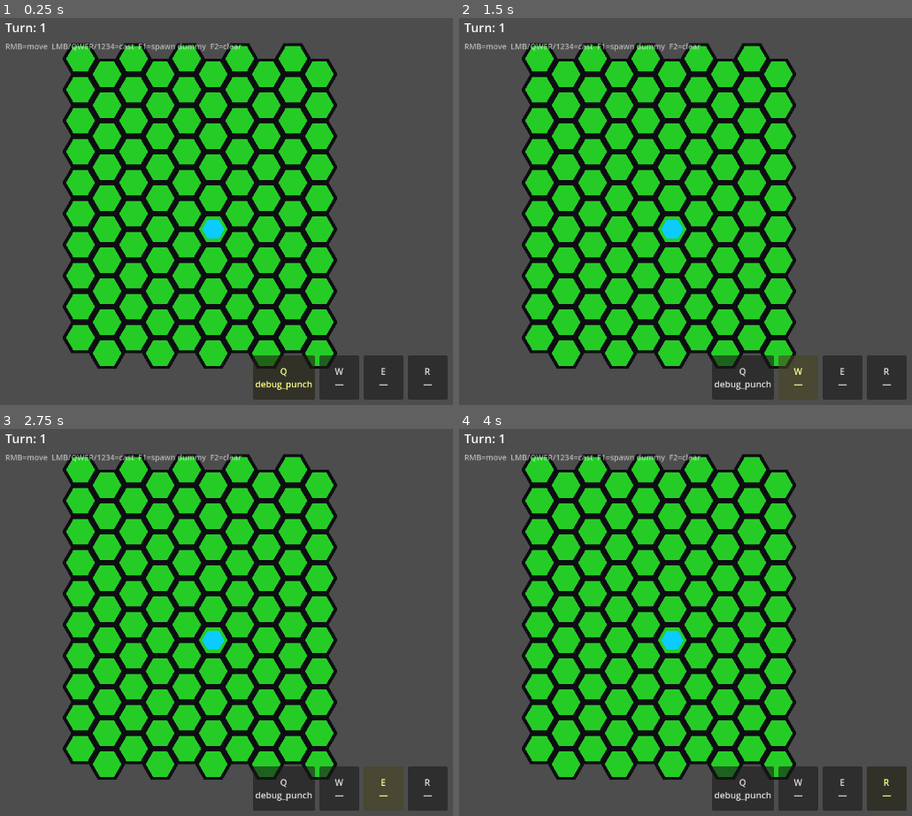
Above: before the commit, frames 1-4 (two rows, left to right).
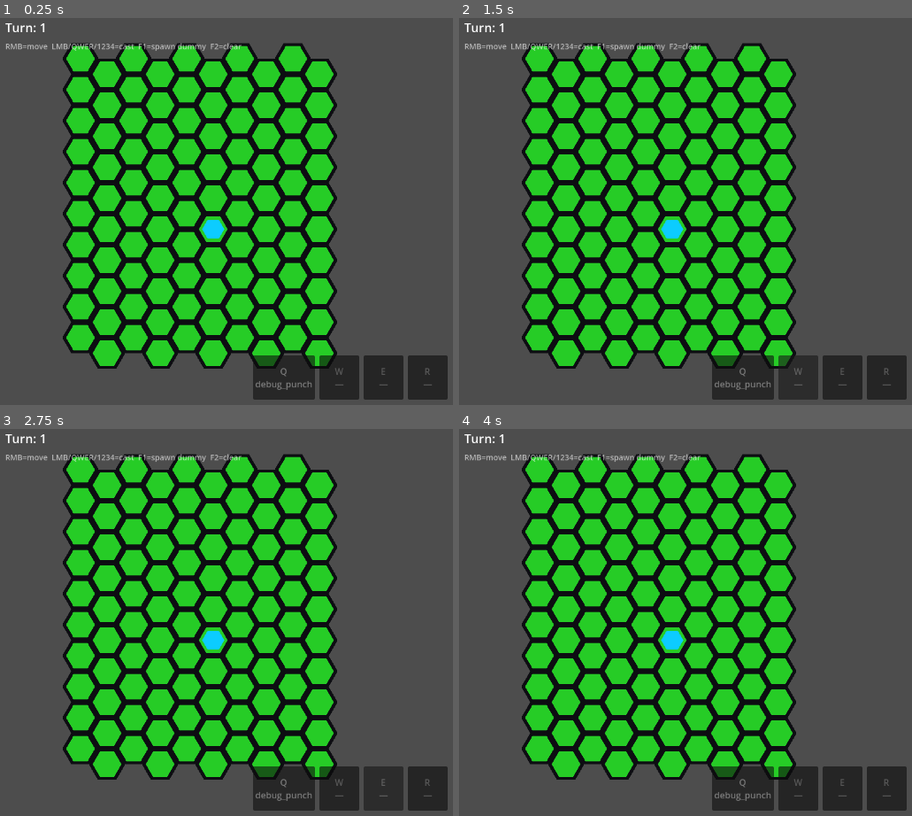
Above: after the commit, the same moments.

Repository: TortikP/GameJamProject
Game: Godot game, scene res://scenes/dev/godmode.tscn
Same seed, same stepped clock (60 frames per second), same inputs: the game is played once before the commit and once after it. This scene is started directly instead of the project's main scene.
Inputs (mouse positions are in pixels of both pictures, inside the frame that each line leads up to):
- Up to frame 1 (0.25 s): no input
- Up to frame 2 (1.5 s): click "Q debug_punch" at 0.5 s; click "W —" at 1.25 s
- Up to frame 3 (2.75 s): click "E —" at 2 s
- Up to frame 4 (4 s): click "R —" at 2.75 s; tap Enter at 3.5 s; move the mouse to (outside the picture) at 3.52 s; hold D (hex_move_bottom_right) from 3.53 s (still down); tap S (hex_move_bottom) at 3.6 s; click (outside the picture) at 3.67 s; tap Space at 3.77 s

The runs differ from the first frame. In frame 1, 0.2% of the frame differs, in the area x 56-96%, y 90-97%; in frame 2, 1.2%; in frame 3, 1.2%, in the area x 56-96%, y 87-99%; in frame 4, 0.2%.

Commit message:
feat(godmode): HP bars, speed=1 movement, slot castability state
- HP bar above each Actor child; HealthBar.gd draws via _draw, listens
  to Actor.damaged signal. Hidden at full HP to reduce noise. Inlined
  on manekin.tscn.
- Speed=1: _request_move uses grid.find_path to validate single-step
  distance. Non-adjacent clicks rejected with log line, no tick.
- Slot castability: AbilityTarget.can_apply (default = resolve non-empty),
  Ability.can_apply delegates. GodmodeController._process runs per-frame
  hover check on coord-under-mouse, calls SlotBar.set_castable per slot.
  SlotBar visual: empty=very dim, has-ability-no-target=dim, castable=normal,
  active+castable=yellow.

Diff:
--- a/scenes/dev/manekin.tscn
+++ b/scenes/dev/manekin.tscn
@@ -1,6 +1,7 @@
-[gd_scene load_steps=2 format=3 uid="uid://manekin_001"]
+[gd_scene load_steps=3 format=3 uid="uid://manekin_001"]
 
 [ext_resource type="Script" path="res://scripts/presentation/godmode/manekin_view.gd" id="1_manekin"]
+[ext_resource type="Script" path="res://scripts/presentation/godmode/health_bar.gd" id="2_hpbar"]
 
 [node name="Manekin" type="Node2D"]
 script = ExtResource("1_manekin")
@@ -11,3 +12,7 @@
 polygon = PackedVector2Array(16, 0, 8, 13.856, -8, 13.856, -16, 0, -8, -13.856, 8, -13.856)
 color = Color(0.85, 0.18, 0.18, 1)
 z_index = 4
+
+[node name="HealthBar" type="Node2D" parent="."]
+script = ExtResource("2_hpbar")
+z_index = 6
--- a/scripts/core/abilities/ability.gd
+++ b/scripts/core/abilities/ability.gd
@@ -19,6 +19,13 @@
 @export var target: AbilityTarget
 @export var effect: AbilityEffect
 @export var modifiers: Array[AbilityModifier] = []
+
+
+## Cheap pre-check used by UI to grey out un-castable slots. Doesn't run modifiers.
+func can_apply(caster: Actor, ctx: Dictionary) -> bool:
+	if target == null or effect == null:
+		return false
+	return target.can_apply(caster, ctx)
 
 
 ## Returns true if the ability actually resolved (had at least one valid target).
--- a/scripts/core/abilities/ability_target.gd
+++ b/scripts/core/abilities/ability_target.gd
@@ -14,3 +14,10 @@
 func resolve(_caster: Actor, _ctx: Dictionary) -> Array:
 	push_warning("AbilityTarget.resolve() not overridden")
 	return []
+
+
+## True iff at least one valid target exists for ctx. Default impl runs resolve
+## and checks emptiness — fine for cheap targets like single_enemy. Override for
+## targets where resolve is expensive (e.g. zone scans) and want a faster predicate.
+func can_apply(caster: Actor, ctx: Dictionary) -> bool:
+	return not resolve(caster, ctx).is_empty()
--- a/scripts/presentation/godmode/godmode_controller.gd
+++ b/scripts/presentation/godmode/godmode_controller.gd
@@ -128,6 +128,29 @@
 
 # ── Input ────────────────────────────────────────────────────────────────────
 
+func _process(_delta: float) -> void:
+	_update_castability()
+
+
+func _update_castability() -> void:
+	if _slot_bar_node == null or grid == null or registry == null or player == null:
+		return
+	var coord := grid.coord_under_mouse()
+	var target_id: StringName = &""
+	if coord != Vector2i(-1, -1):
+		target_id = grid.get_actor_at(coord)
+	var ctx: Dictionary = {
+		"registry": registry,
+		"grid": grid,
+		"target_id": target_id,
+		"target_coord": coord,
+	}
+	for i in 4:
+		var ability := _slot_bar_node.get_slot(i) as Ability
+		var castable: bool = ability != null and ability.can_apply(player, ctx)
+		_slot_bar_node.set_castable(i, castable)
+
+
 func _unhandled_input(event: InputEvent) -> void:
 	if event.is_action_pressed("godmode_spawn_dummy"):
 		_spawn_manekin()
@@ -165,14 +188,19 @@
 	if not grid.is_walkable(coord):
 		GameLogger.info("Godmode", "unreachable: %s" % str(coord))
 		return
-	if grid.get_actor_at(coord) == PLAYER_ID:
+	var from: Vector2i = grid.get_coord(PLAYER_ID)
+	if coord == from:
 		return
 	if grid.get_actor_at(coord) != &"":
 		GameLogger.info("Godmode", "occupied: %s" % str(coord))
 		return
-	var from: Vector2i = grid.get_coord(PLAYER_ID)
+	# Speed = 1: target must be an adjacent walkable hex. find_path returns
+	# [from, ..., to] inclusive — exactly 2 entries means single step.
+	var path: Array = grid.find_path(from, coord)
+	if path.size() != 2:
+		GameLogger.info("Godmode", "too far (speed=1, distance=%d)" % maxi(path.size() - 1, 0))
+		return
 	await grid.move_actor(PLAYER_ID, coord)
-	# Only tick if we actually moved (path may have been empty / unreachable mid-move)
 	if grid.get_coord(PLAYER_ID) != from:
 		TurnManager.advance()
 
--- /dev/null
+++ b/scripts/presentation/godmode/health_bar.gd
@@ -0,0 +1,39 @@
+extends Node2D
+## HealthBar — small bar drawn above the parent Actor.
+##
+## Listens to the parent Actor's `damaged` signal and redraws on change.
+## Hidden when at full HP to reduce visual noise. Drawn via _draw() — no
+## child nodes required.
+
+const WIDTH: float = 30.0
+const HEIGHT: float = 4.0
+const Y_OFFSET: float = -26.0
+const COLOR_BG: Color = Color(0.10, 0.10, 0.10, 0.85)
+const COLOR_HP: Color = Color(0.30, 0.85, 0.30, 1.0)
+const COLOR_FRAME: Color = Color(0, 0, 0, 0.6)
+
+var _actor: Actor
+
+
+func _ready() -> void:
+	_actor = get_parent() as Actor
+	if _actor == null:
+		push_warning("HealthBar: parent is not Actor")
+		return
+	_actor.damaged.connect(_on_damaged)
+
+
+func _on_damaged(_id: StringName, _amount: int, _hp_left: int) -> void:
+	queue_redraw()
+
+
+func _draw() -> void:
+	if _actor == null or _actor.max_hp <= 0:
+		return
+	if _actor.hp >= _actor.max_hp:
+		return  # hide at full HP
+	var ratio: float = float(_actor.hp) / float(_actor.max_hp)
+	var x: float = -WIDTH * 0.5
+	draw_rect(Rect2(x, Y_OFFSET, WIDTH, HEIGHT), COLOR_BG, true)
+	draw_rect(Rect2(x, Y_OFFSET, WIDTH * ratio, HEIGHT), COLOR_HP, true)
+	draw_rect(Rect2(x, Y_OFFSET, WIDTH, HEIGHT), COLOR_FRAME, false, 1.0)
--- a/scripts/presentation/godmode/slot_bar.gd
+++ b/scripts/presentation/godmode/slot_bar.gd
@@ -17,6 +17,7 @@
 ## on Resource subclasses passed through Variant boundaries even on
 ## plain Array. Dictionary has no type-check for values. See CLAUDE.md.
 var _slots: Dictionary = {}
+var _castable: Dictionary = {}  # int → bool — set by controller each frame
 var _buttons: Array[Button] = []
 var _active: int = 0
 
@@ -31,7 +32,7 @@
 		btn.pressed.connect(_on_button_pressed.bind(i))
 		add_child(btn)
 		_buttons.append(btn)
-	_refresh_active_visual()
+	_refresh_all()
 
 
 func set_slot(index: int, ability) -> void:
@@ -40,12 +41,23 @@
 	_slots[index] = ability
 	var label_id := "—" if ability == null else String(ability.id)
 	_buttons[index].text = "%s\n%s" % [SLOT_LABELS[index], label_id]
+	_refresh_visual(index)
 
 
 func get_slot(index: int):
 	if index < 0 or index >= SLOT_COUNT:
 		return null
 	return _slots.get(index, null)
+
+
+## Called by controller per-frame for each slot. true → bright, false → dim.
+func set_castable(index: int, castable: bool) -> void:
+	if index < 0 or index >= SLOT_COUNT:
+		return
+	if _castable.get(index, false) == castable:
+		return  # no-op skip to avoid redundant modulate writes
+	_castable[index] = castable
+	_refresh_visual(index)
 
 
 func get_active() -> int:
@@ -56,7 +68,7 @@
 	if index < 0 or index >= SLOT_COUNT:
 		return
 	_active = index
-	_refresh_active_visual()
+	_refresh_all()
 
 
 ## Activate a slot AND emit the signal so controller casts.
@@ -71,10 +83,22 @@
 	activate(index)
 
 
-func _refresh_active_visual() -> void:
+func _refresh_all() -> void:
 	for i in SLOT_COUNT:
-		var btn := _buttons[i]
-		if i == _active:
-			btn.modulate = Color(1.2, 1.2, 0.6)
-		else:
-			btn.modulate = Color(1, 1, 1)
+		_refresh_visual(i)
+
+
+func _refresh_visual(index: int) -> void:
+	if index >= _buttons.size():
+		return
+	var btn := _buttons[index]
+	var has_ability: bool = _slots.get(index, null) != null
+	var castable: bool = _castable.get(index, false)
+	if not has_ability:
+		btn.modulate = Color(0.4, 0.4, 0.4)        # empty — dim
+	elif not castable:
+		btn.modulate = Color(0.55, 0.55, 0.55)     # has ability but no valid target
+	elif index == _active:
+		btn.modulate = Color(1.25, 1.25, 0.55)     # active + castable — yellow highlight
+	else:
+		btn.modulate = Color(1, 1, 1)              # castable, not active — normal
